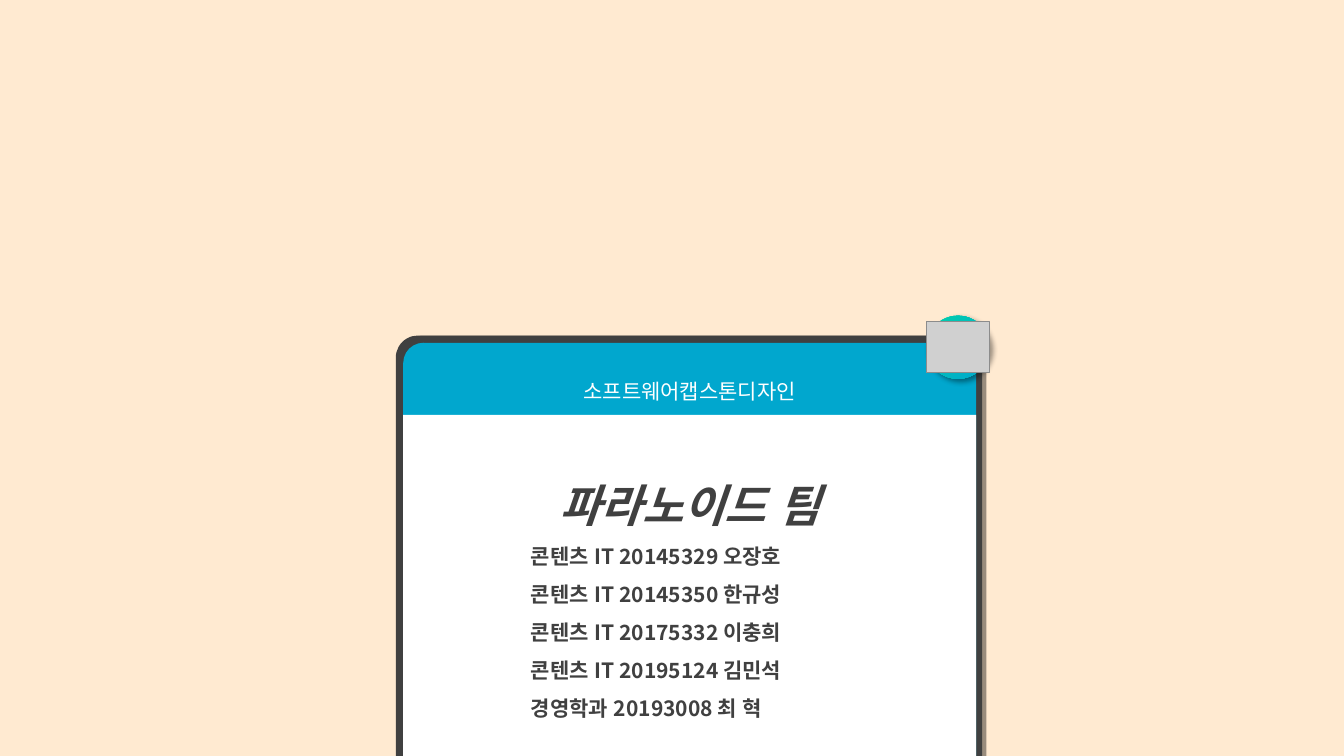
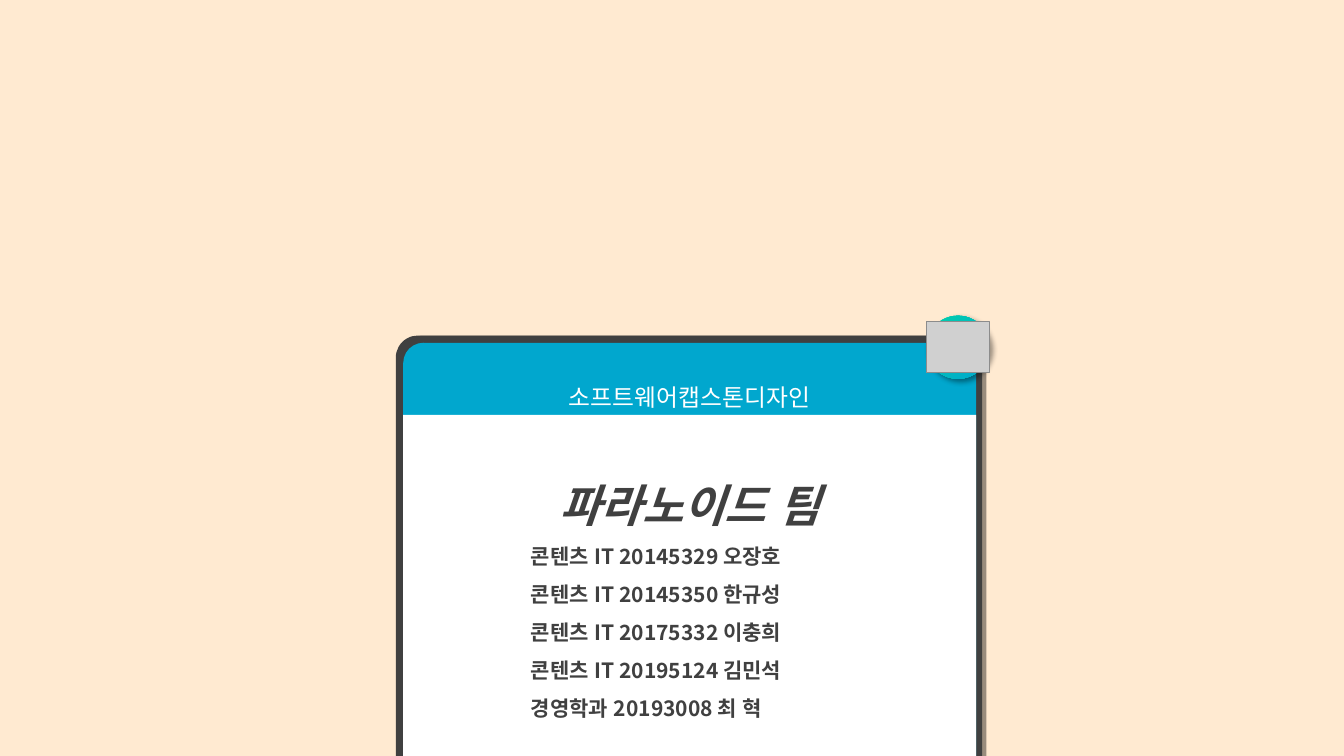
Before and after one commit to jangho1016/2022_1_CapstoneDesign, a slide deck: slide 1 of Final Assignments/파라노이드 팀 발표용 PPT.pptx. Drawn at 1344x756 pixels with LibreOffice and Linux fonts; fonts in the diff are those of the drawing; grey boxes stand for pictures. Boxes give left, top, right and bottom in pixels: in the first picture for what was removed or moved away, otherwise in the second. Text is boxed around its words. In the diff, an @@ line names an element or a change of style, - is before the commit and + after.

```diff
--- a/Final Assignments/파라노이드 팀 발표용 PPT.pptx
+++ b/Final Assignments/파라노이드 팀 발표용 PPT.pptx
@@ round same rect "소프트웨어캡스톤디자인" at (403,343,976,756): size 15 to 17 pt @@
```
Also in this commit, not shown: 7 other slides changed, 1 slide added, 2 slides removed, 1 other file.
